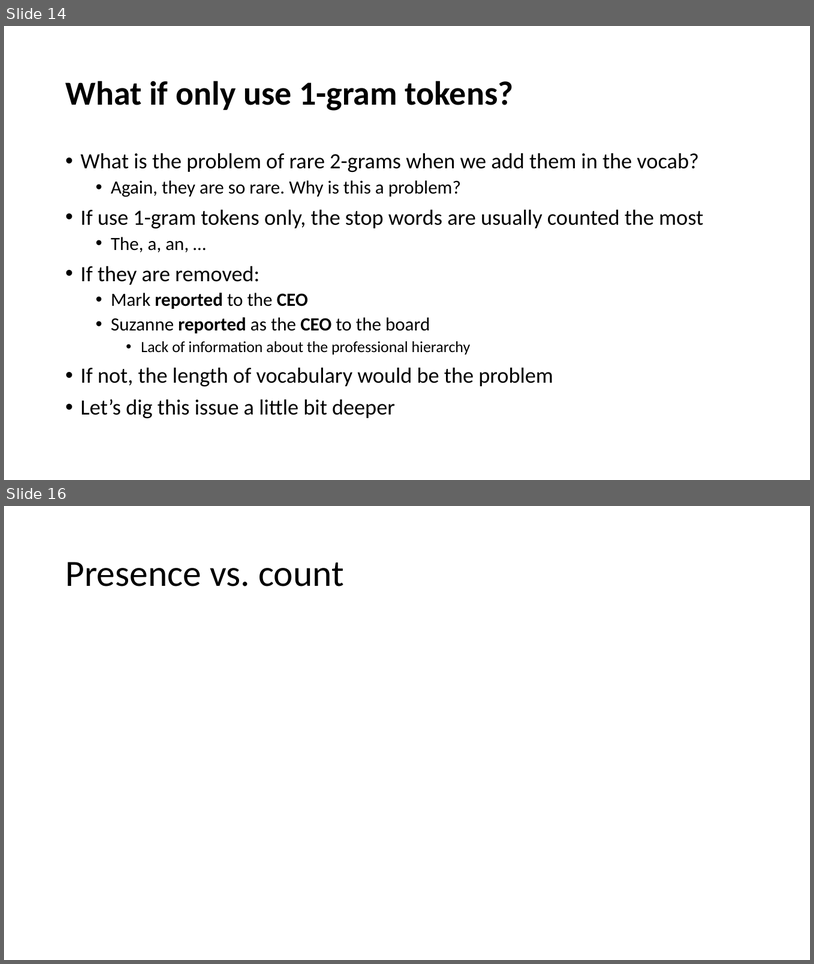
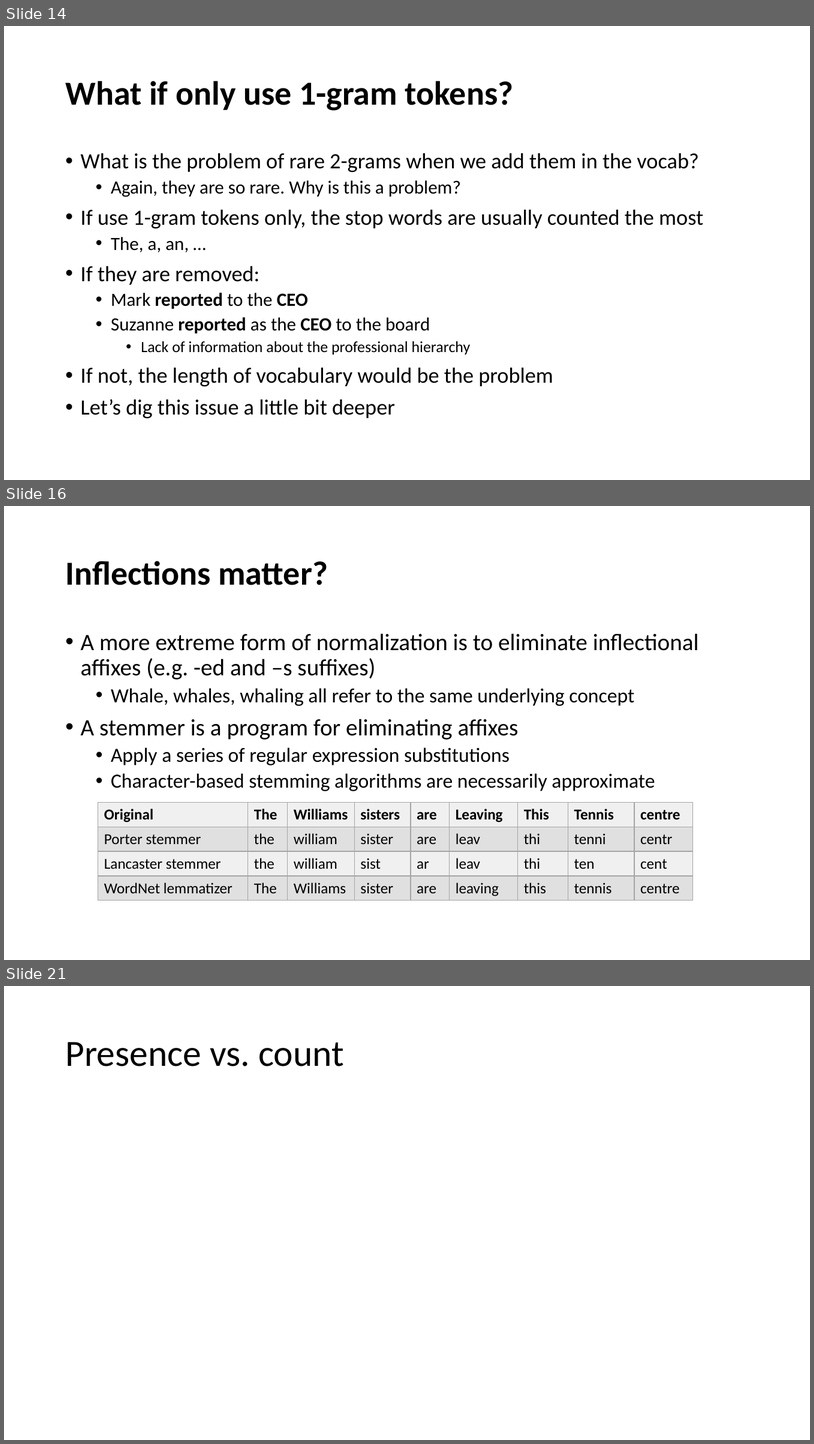
Before and after one commit to YeabinMoonEcon/BUS211, a slide deck: BUS243_NLP/lecture_notes/Lecture2.pptx. Shown one above the other, each under a label of ours: slides 14 and 16 before the commit, slides 14, 16 and 21 after it; the slides between them are not shown. The pictures are 814x964 and 814x1444 pixels, drawn with LibreOffice and Linux fonts; fonts in the diff are those of the drawing. Boxes give left, top, right and bottom in pixels: in the first picture for what was removed or moved away, otherwise in the second. Text is boxed around its words. In the diff, an @@ line names an element or a change of style, - is before the commit and + after.

Commit message:
4
4

```diff
--- a/BUS243_NLP/lecture_notes/Lecture2.pptx
+++ b/BUS243_NLP/lecture_notes/Lecture2.pptx
@@ slide 16 added at (4,506,810,960), background #FFFFFF @@
@@ title added at (65,561,328,585), 40 pt, text #000000, bold @@
+Inflections matter?
@@ text added at (81,633,699,791), 24 pt, text #000000 @@
+• A more extreme form of normalization is to eliminate inflectional affixes (e.g. -ed and –s suffixes)
+  • Whale, whales, whaling all refer to the same underlying concept
+• A stemmer is a program for eliminating affixes
+  • Apply a series of regular expression substitutions
+  • Character-based stemming algorithms are necessarily approximate
@@ table added at (98,802,693,900), 4 rows, 9 columns @@
+Original | The | Williams | sisters | are | Leaving | This | Tennis | centre
+Porter stemmer | the | william | sister | are | leav | thi | tenni | centr
+Lancaster stemmer | the | william | sist | ar | leav | thi | ten | cent
+WordNet lemmatizer | The | Williams | sister | are | leaving | this | tennis | centre
@@ what was slide 16 is now slide 21 @@
```
Also in this commit, not shown: 1 slide changed, 5 other slides added.
